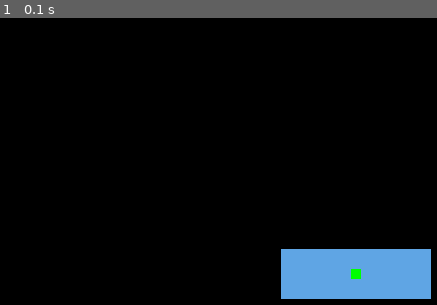
Above: before the commit, frame 1.
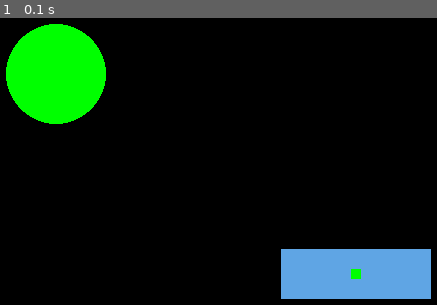
Above: after the commit, the same moment.

Repository: CallumRuthe/programming-2
Game: pygame game, started from pygame/rectangle_practice.py
Same seed, same stepped clock (60 frames per second), same inputs: the game is played once before the commit and once after it.
Inputs:
- Up to frame 1 (0.1 s): no input

The runs differ from the first frame. In frame 1, 6.2% of the frame differs, in the area x 1-25%, y 2-37%.

Commit message:
created dvd_block.py

Diff:
--- /dev/null
+++ b/pygame/dvd_block.py
@@ -0,0 +1,111 @@
+# dvd_block.py
+
+# Initial goal : get a block moving on the screen
+#           * x and y direction
+#           * modify its velocity
+# Stretch goal: replace the image of the block with an image of
+#           the dvd logo (like the office Segment)
+
+import pygame
+
+# ----- CONSTANTS
+BLACK = (0, 0, 0)
+WHITE = (255, 255, 255)
+YELLOW = (255, 255, 0)
+SKY_BLUE = (95, 165, 228)
+WIDTH = 800
+HEIGHT = 600
+TITLE = "DVD Image"
+
+
+class Block():
+    def __init__(self):
+        # initial location in the middle
+        self.x, self.y = (WIDTH/2, HEIGHT/2)
+        self.width, self.height = (125, 100)
+        self.colour = SKY_BLUE
+        self.x_vel = 3
+        self.y_vel = 3
+
+    def update(self):
+        """updates the x- and y- location of the block
+        based on ts x_vel and y_vel
+
+        Returns: NONE
+        """
+        self.x += self.x_vel
+        self.y += self.y_vel
+
+        if self.x < 0 or self.x + self.width > WIDTH:
+            self.x_vel *= -1
+
+        if self.y < 0 or self.y + self.height > HEIGHT:
+            self.y_vel *= -1
+
+
+def main():
+    pygame.init()
+
+    # ----- SCREEN PROPERTIES
+    size = (WIDTH, HEIGHT)
+    screen = pygame.display.set_mode(size)
+    pygame.display.set_caption(TITLE)
+
+    # ----- LOCAL VARIABLES
+    done = False
+    clock = pygame.time.Clock()
+
+    block = Block()
+    second_block = Block()
+    second_block.colour = YELLOW
+    second_block.y_vel = -3
+    second_block.x_vel = -3
+    second_block.x = 100
+    second_block.y = 100
+    second_block.width = 125
+    second_block.height = 100
+
+    # ----- MAIN LOOP
+    while not done:
+        # -- Event Handler
+        for event in pygame.event.get():
+            if event.type == pygame.QUIT:
+                done = True
+
+        # ----- LOGIC
+        block.update()
+        second_block.update()
+
+        # ----- DRAW
+        screen.fill(BLACK)
+        pygame.draw.rect(
+            screen,
+            block.colour,
+            [
+                block.x,
+                block.y,
+                block.width,
+                block.height,
+            ],
+        )
+        pygame.draw.rect(
+            screen,
+            second_block.colour,
+            [
+                second_block.x,
+                second_block.y,
+                second_block.width,
+                second_block.height,
+
+            ]
+        )
+
+        # ----- UPDATE
+        pygame.display.flip()
+        clock.tick(60)
+
+    pygame.quit()
+
+
+if __name__ == "__main__":
+    main()
--- a/pygame/rectangle_practice.py
+++ b/pygame/rectangle_practice.py
@@ -64,6 +64,7 @@
         screen.fill(BLACK)
         pygame.draw.rect(screen, blue_rectangle.colour, (blue_rectangle.x, blue_rectangle.y, blue_rectangle.width, blue_rectangle.length))
         pygame.draw.rect(screen, rectangle.colour, (rectangle.x, rectangle.y, rectangle.width, rectangle.length))
+        pygame.draw.circle(screen, (0, 255, 0), (100, 100), 50)
 
         # ----- UPDATE
         pygame.display.flip()
